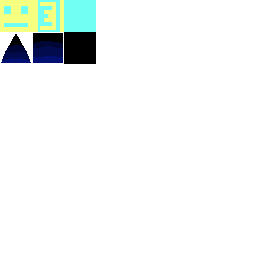
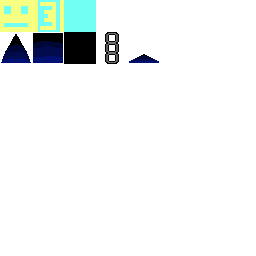
Two versions of the same layered image (256x256). Layer-by-layer changes:
painted on "9" over [105, 32, 159, 64]
